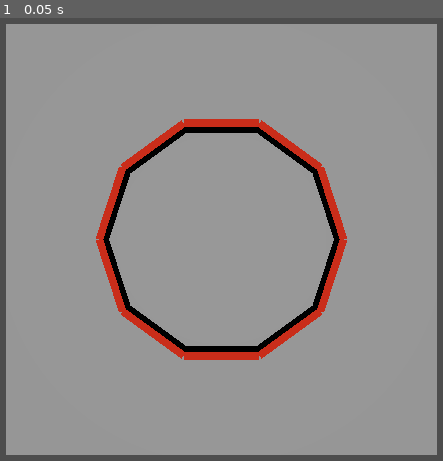
Above: before the commit, frame 1.
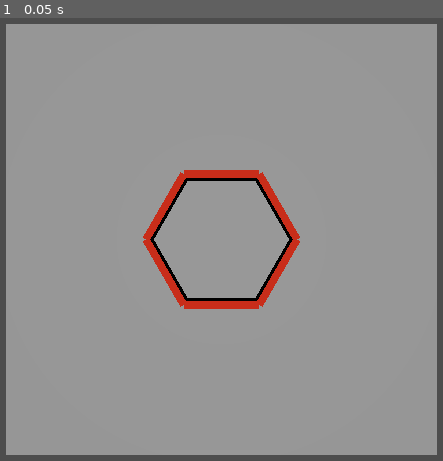
Above: after the commit, the same moment.

Repository: lemmerone/godot-matador
Game: Godot game, scene res://main.tscn
Two runs of this game, one before a commit and one after it. Both use one fixed random seed, a clock stepped at 60 frames per second and the inputs below.
Inputs:
- Up to frame 1 (0.05 s): no input

The runs differ from the first frame. In frame 1, 7.4% of the frame differs, in the area x 21-79%, y 22-78%.

Commit message:
feat: added player scene

Diff:
--- /dev/null
+++ b/Player/player.tscn
@@ -0,0 +1,18 @@
+[gd_scene load_steps=3 format=3 uid="uid://b5ka4q4vq1vpx"]
+
+[sub_resource type="CapsuleMesh" id="CapsuleMesh_ixlwm"]
+
+[sub_resource type="CapsuleShape3D" id="CapsuleShape3D_xgxii"]
+
+[node name="Player" type="CharacterBody3D"]
+
+[node name="Pivot" type="Node3D" parent="."]
+
+[node name="MeshInstance3D" type="MeshInstance3D" parent="Pivot"]
+transform = Transform3D(1, 0, 0, 0, 1, 0, 0, 0, 1, 0, 1, 0)
+mesh = SubResource("CapsuleMesh_ixlwm")
+skeleton = NodePath("../..")
+
+[node name="CollisionShape3D" type="CollisionShape3D" parent="."]
+transform = Transform3D(1, 0, 0, 0, 1, 0, 0, 0, 1, 0, 1, 0)
+shape = SubResource("CapsuleShape3D_xgxii")
--- a/main.tscn
+++ b/main.tscn
@@ -5,7 +5,7 @@
 
 [node name="Main" type="Node"]
 script = ExtResource("1_f6e0p")
-countWall = 10
+countWall = 6
 
 [node name="World" parent="." instance=ExtResource("1_kutdq")]
 
